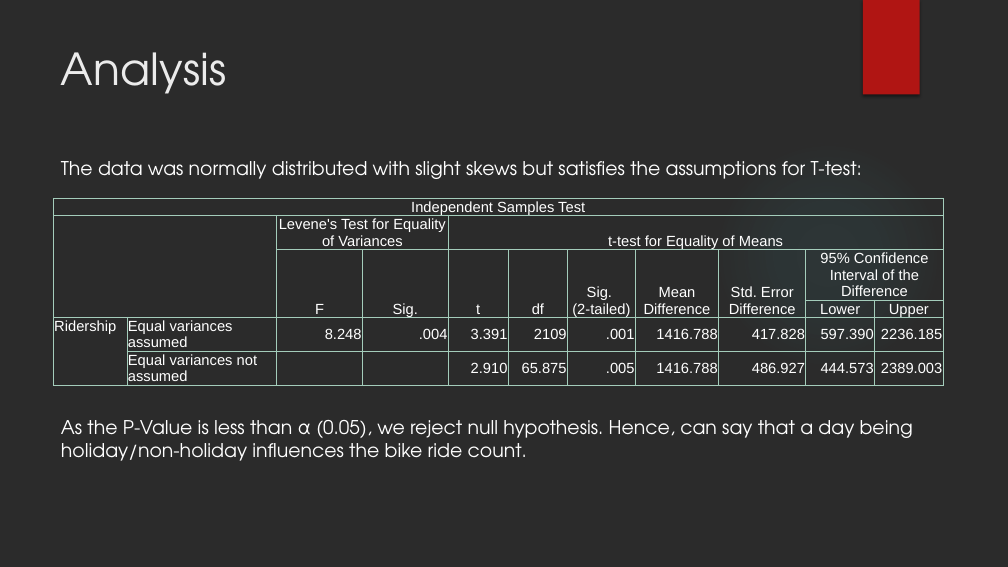
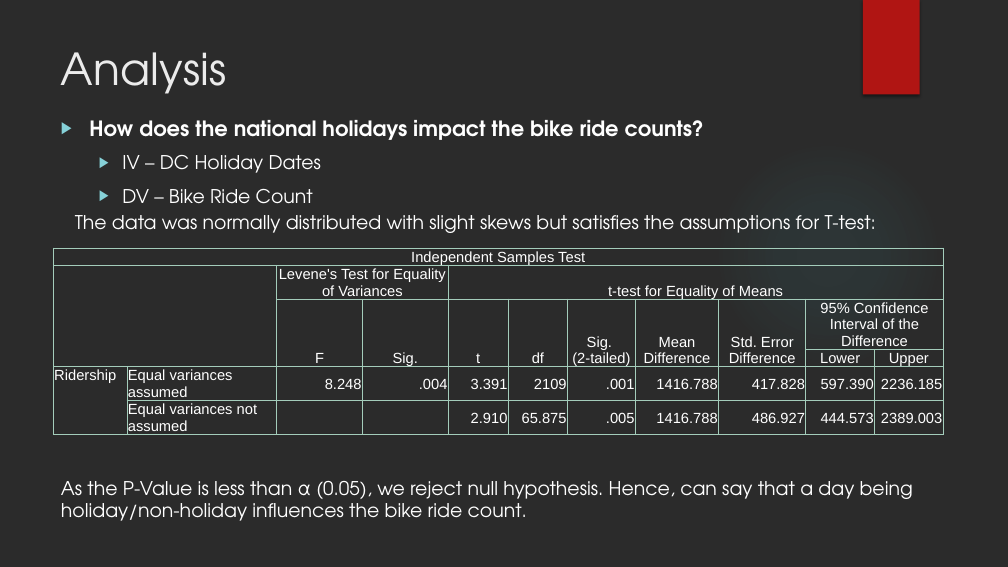
Before and after one commit to AniKarenina/INFM600_Fabulous, a slide deck: slide 15 of INFM600_0201_Fabulous_Presentation/INFM600_0201_Fabulous_ProjetPresentation.pptx (slide 16 before the commit). Drawn at 1008x567 pixels with LibreOffice and Linux fonts; fonts in the diff are those of the drawing; background and template pictures are left out; a plain dark background stands for a picture behind light text. Boxes give left, top, right and bottom in pixels: in the first picture for what was removed or moved away, otherwise in the second. Text is boxed around its words. In the diff, an @@ line names an element or a change of style, - is before the commit and + after.

```diff
--- a/INFM600_0201_Fabulous_Presentation/INFM600_0201_Fabulous_ProjetPresentation.pptx
+++ b/INFM600_0201_Fabulous_Presentation/INFM600_0201_Fabulous_ProjetPresentation.pptx
@@ text added at box(89, 120, 704, 204), 20 pt, text #FFFFFF, bold @@
+▶ How does the national holidays impact the bike ride counts?
+  ▶ IV – DC Holiday Dates
+  ▶ DV – Bike Ride Count
@@ text "The data was normally distributed ...": place and size @@
-text "The data was normally distributed ..." at box(61, 161, 862, 179)
+text "The data was normally distributed ..." at box(75, 215, 876, 233)
@@ table: place and size @@
-table at box(54, 198, 944, 397)
+table at box(54, 248, 944, 447)
@@ text "As the P-Value is less ...": place and size @@
-text "As the P-Value is less ..." at box(61, 420, 913, 461)
+text "As the P-Value is less ..." at box(61, 481, 913, 521)
```
Also in this commit, not shown: 2 other slides changed.
